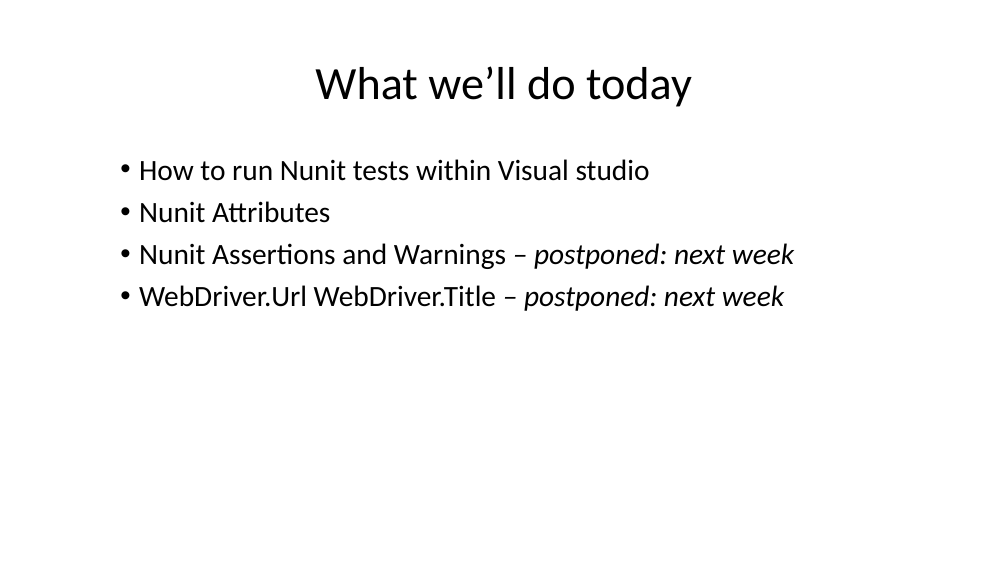
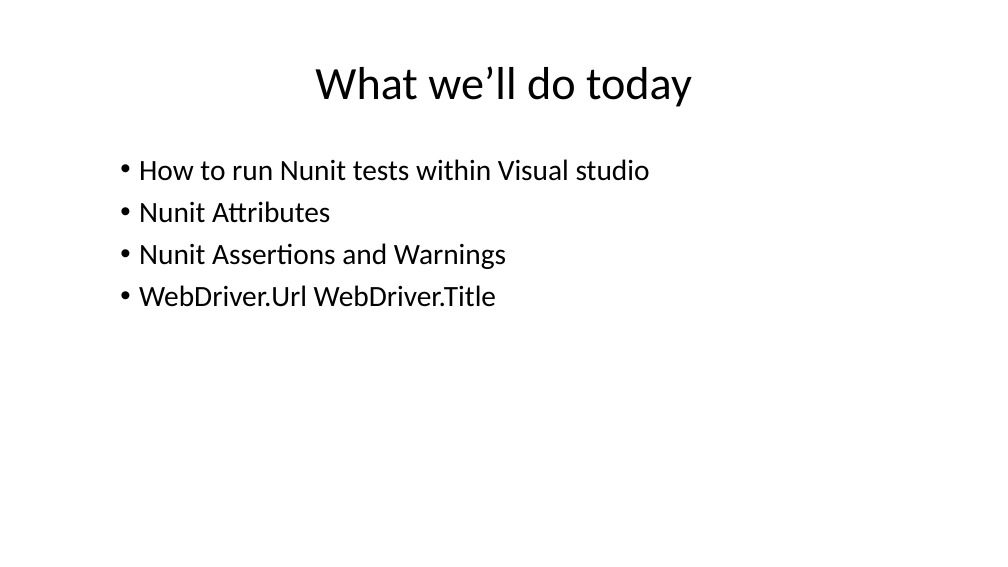
Before and after one commit to dvelio/QAAutomationCourse2017, a slide deck: slide 6 of Presentations/QA Automation Course Week 5.pptx. Drawn at 1008x567 pixels with LibreOffice and Linux fonts; fonts in the diff are those of the drawing. Boxes give left, top, right and bottom in pixels: in the first picture for what was removed or moved away, otherwise in the second. Text is boxed around its words. In the diff, an @@ line names an element or a change of style, - is before the commit and + after.

Commit message:
QA: Nunit Assertions (update to Week 5 presentation) + example test with Nunit assertions

```diff
--- a/Presentations/QA Automation Course Week 5.pptx
+++ b/Presentations/QA Automation Course Week 5.pptx
@@ text at (139,243,506,307): text changed @@
-• Nunit Assertions and Warnings – postponed: next week
-• WebDriver.Url WebDriver.Title – postponed: next week
+• Nunit Assertions and Warnings
+• WebDriver.Url WebDriver.Title
```
Also in this commit, not shown: 1 other slide changed, 8 slides added, 1 other file.
